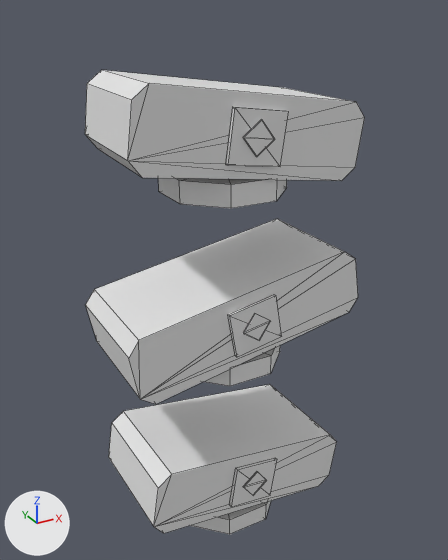
The OBJ model src/main/resources/assets/primalspells/models/item/wand_motion_12.obj: old version first, new version second.
The view is the same before and after, from a 50 mm lens placed at (0.284, -0.893, 1.097), pointed at (0.503, -0.495, 0.897). Arrows for +X, +Y and +Z are at lower left; the lights stay in place. The picture after the commit comes second. Mesh edges are drawn as thin lines. Materials are left out; every surface is plain grey. Where no turn or scale is listed for an object, it has been applied to the vertices. Vertices at exactly the same position are counted once.

Before the edit, the objects in view are built like this:
```python
me_wand_motion_12 = bpy.data.meshes.new('wand_motion_12')
me_wand_motion_12.from_pydata(...)  # 198 vertices, 228 faces; spans x 0.401..0.599, y -0.552..-0.448, z 0.683..1.057
# faces by material slot: [36, 24, 48, 48, 72]
me_wand_motion_12.materials.append(mat_ivory)
me_wand_motion_12.materials.append(mat_ivory_edge)
me_wand_motion_12.materials.append(mat_obsidian)
me_wand_motion_12.materials.append(mat_rune)
me_wand_motion_12.materials.append(mat_gold)
ob_wand_motion_12 = bpy.data.objects.new('wand_motion_12', me_wand_motion_12)
ob_wand_motion_12.location = (0.0, 0.0, 0.0)
```
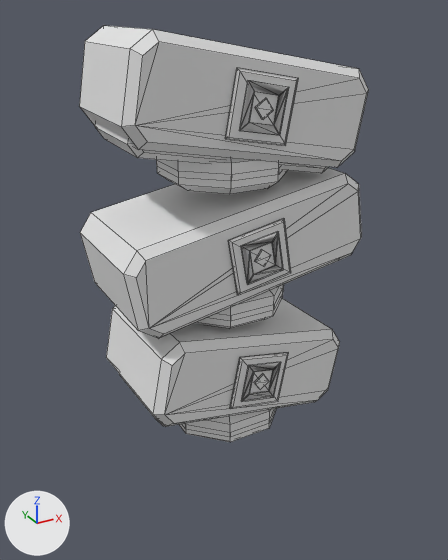
What differs and where, as boxes (x1, y1, x2, y2) in the pictures (448 x 560 px; the box of a moved part takes in the faces that stretch with it):
'wand_motion_12', reshaped (10% shorter)
    before: (85, 70, 365, 534)
    after: (79, 26, 369, 442)
part 1 of me_wand_motion_12, moved or reshaped
    before: (243, 472, 267, 495)
    after: (254, 373, 269, 390)
part 2 of me_wand_motion_12, moved or reshaped
    before: (243, 313, 271, 341)
    after: (255, 250, 271, 267)
part 3 of me_wand_motion_12, moved or reshaped
    before: (243, 119, 275, 157)
    after: (255, 98, 273, 119)
part 4 of me_wand_motion_12, rebuilt (23% taller)
    before: (158, 178, 287, 208)
    after: (157, 157, 287, 194)
part 5 of me_wand_motion_12, rebuilt (not visible afterwards)
    before: (86, 219, 358, 404)
part 6 of me_wand_motion_12, rebuilt
    before: (85, 70, 365, 181)
    after: (95, 123, 328, 173)
part 7 of me_wand_motion_12, deleted
    before: (190, 107, 288, 534)
part 8 of me_wand_motion_12, built on
    before: (109, 384, 336, 533)
    after: (79, 26, 369, 442)

The change, as a list of edits to the scene's bpy script:
```text
Change me_wand_motion_12:
    used by ob_wand_motion_12; location = (0.0, 0.0, 0.0)
    remove me_wand_motion_12.from_pydata(...)  # 198 vertices, 228 faces; spans x 0.401..0.599, y -0.552..-0.448, z 0.683..1.057
    add me_wand_motion_12.from_pydata(...)  # 582 vertices, 672 faces; spans x 0.402..0.598, y -0.557..-0.443, z 0.774..1.085
    me_wand_motion_12 part 1: the loose piece of 8 vertices spanning x 0.49..0.514, y -0.552..-0.55, z 0.723..0.747 is scaled about its middle by (0.552, 1.29, 0.552), then moved by (0.0, -0.005, 0.102)
    me_wand_motion_12 part 2: the loose piece of 8 vertices spanning x 0.489..0.512, y -0.551..-0.55, z 0.87..0.894 is scaled about its middle by (0.553, 1.66, 0.553), then moved by (0.0, -0.005, 0.056)
    me_wand_motion_12 part 3: the loose piece of 8 vertices spanning x 0.487..0.51, y -0.552..-0.55, z 1.008..1.031 is scaled about its middle by (0.552, 1.38, 0.552), then moved by (0.0, -0.005, 0.019)
    me_wand_motion_12 part 4: the loose piece of 18 vertices spanning x 0.456..0.544, y -0.544..-0.456, z 0.973..0.989 is rebuilt with 34 vertices and now spans x 0.456..0.544, y -0.544..-0.456, z 0.981..1.011
    me_wand_motion_12 part 5: the loose piece of 16 vertices spanning x 0.401..0.599, y -0.547..-0.453, z 0.839..0.925 is rebuilt with 32 vertices and now spans x 0.416..0.591, y -0.539..-0.461, z 0.884..0.954
    me_wand_motion_12 part 6: the loose piece of 16 vertices spanning x 0.411..0.589, y -0.55..-0.45, z 0.982..1.057 is rebuilt with 32 vertices and now spans x 0.416..0.577, y -0.541..-0.459, z 0.986..1.053
    me_wand_motion_12 part 7: 8 loose pieces with 84 vertices, spanning x 0.456..0.544, y -0.551..-0.449, z 0.683..1.04, are deleted
    me_wand_motion_12 part 8: 16 vertices removed from x 0.408..0.592, y -0.55..-0.45, z 0.695..0.775; 436 vertices added at x 0.402..0.598, y -0.557..-0.443, z 0.774..1.085
    other edits to the shape of me_wand_motion_12 do not show in these pictures
```
